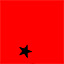
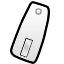
Layer changes from the first 64 x 64 image to the second:
hid group "Mask" (2 layers) over (0, 0, 64, 64)
painted on "RanksHighRez copy" over (18, 37, 33, 59)
painted on "RanksHighRez" over (18, 37, 33, 59)
